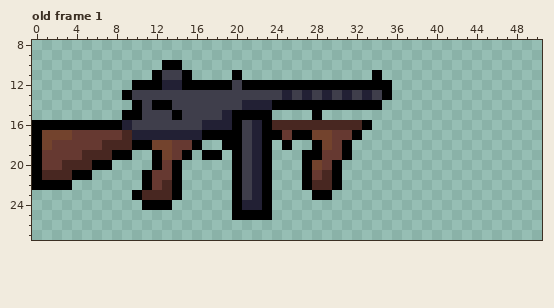
Pixel-art file: Unity_Project/Assets/Sprites/Items/TommyGun.aseprite. Above is the file before it was changed.
64x32 pixels, 1 frame. Shown: old frame 1: x 0..50, y 8..27. The old version is drawn lined up with the new one, on the new canvas.
Once edited:
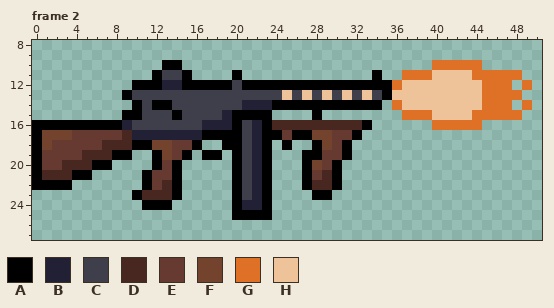
Palette (. is transparent): A #000000  B #222034  C #3f3e4b  D #482721  E #663931  F #73432d  G #df7126  H #eec39a
A new or re-ordered frame is compared with the old frame closest to it.
Change:
canvas 64x32 -> 52x32, the old top-left corner now at 0,1 (the part of the old canvas that was cut away was empty and is not shown)
frames 1 -> 2
--- frame 2 is new; against old frame 1
@@ x 23..50 @@
  9 ............................
-10 ............................
-11 ...........A................
-12 AAAAAAAAAAAAA...............
-13 CCBCBCBCBCBCA...............
-14 BAAAAAAAAAAA................
-15 A....A......................
-16 ADDDDDDDDDA.................
+10 .................GGGGG......
+11 ...........A..GGGHHHHGGGGG..
+12 AAAAAAAAAAAAAGHHHHHHHHGGG.G.
+13 CCHCHCHCHCHCAHHHHHHHHHGGGG..
+14 BAAAAAAAAAAA.GHHHHHHHHGGG.G.
+15 A....A........GGGHHHHGGGGG..
+16 ADDDDDDDDDA......GGGGG......
 17 AAEAAFFEEA..................
Where, in picture pixels (left, top, right, bottom), the same in both pictures:
changed: (282, 60, 532, 130)
